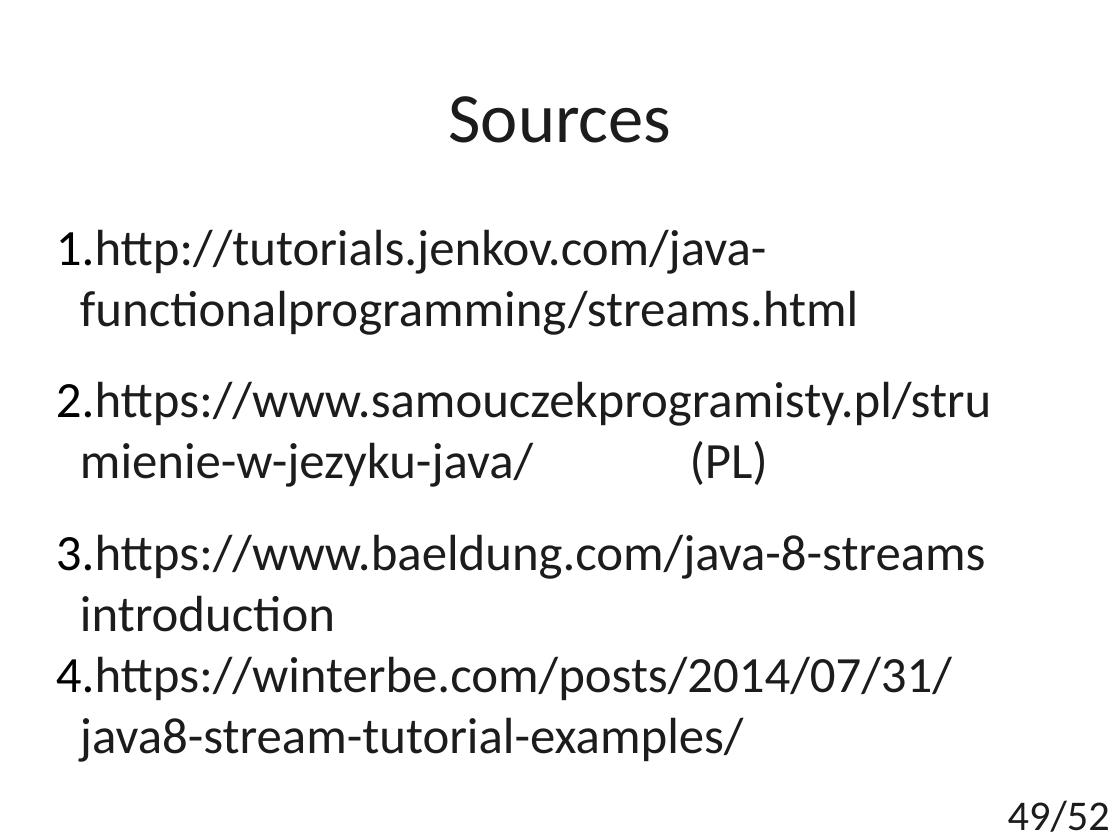
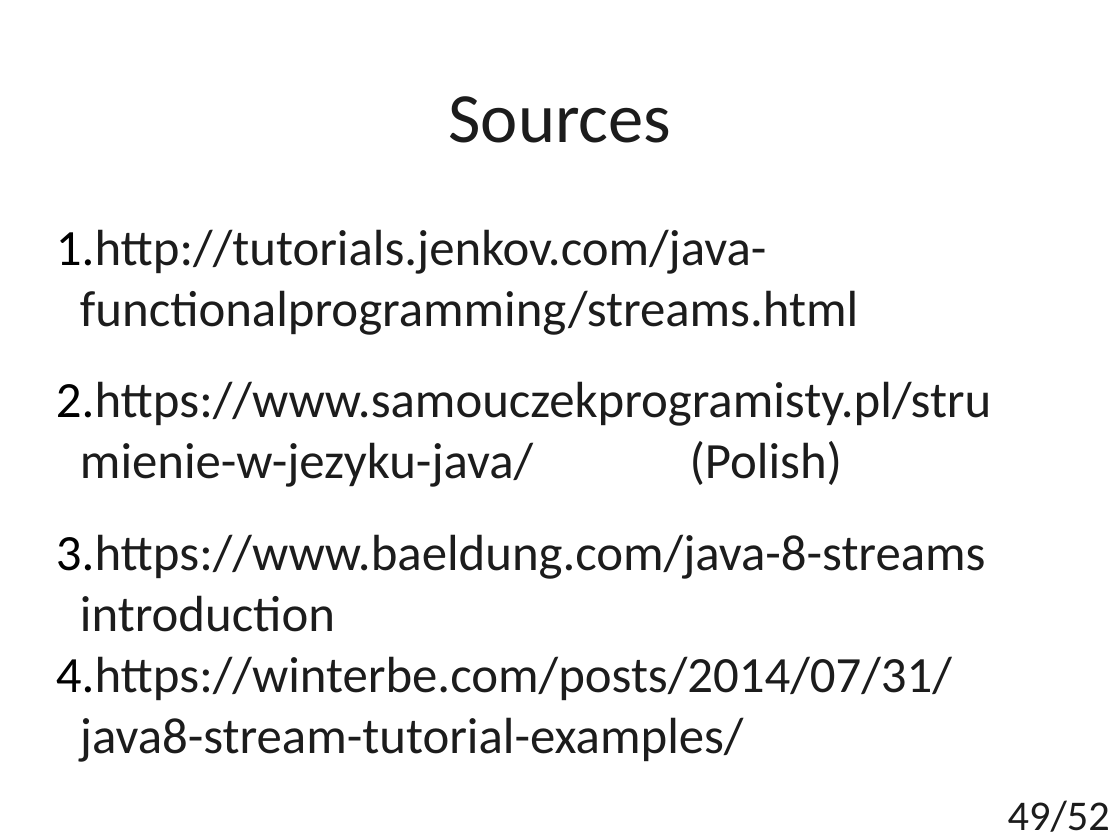
Before and after one commit to t4upl/java-streams-workshop, a slide deck: slide 49 of src/main/resources/editables/presentation.odp. Drawn at 1120x840 pixels with LibreOffice and Linux fonts; fonts in the diff are those of the drawing. Boxes give left, top, right and bottom in pixels: in the first picture for what was removed or moved away, otherwise in the second. Text is boxed around its words. In the diff, an @@ line names an element or a change of style, - is before the commit and + after.

```diff
--- a/src/main/resources/editables/presentation.odp
+++ b/src/main/resources/editables/presentation.odp
@@ subtitle at bbox=[80, 441, 843, 487]: text changed @@
-mienie-w-jezyku-java/ (PL)
+mienie-w-jezyku-java/ (Polish)
```
Also in this commit, not shown: 7 other slides changed, 3 other files.
